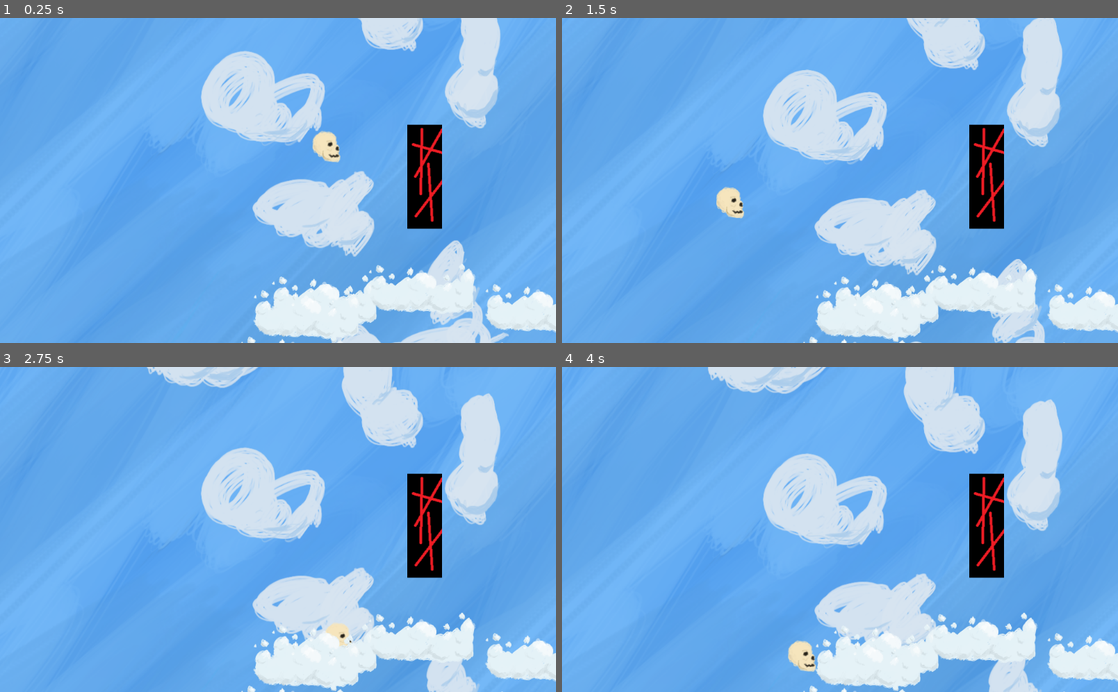
Above: before the commit, frames 1-4 (two rows, left to right).
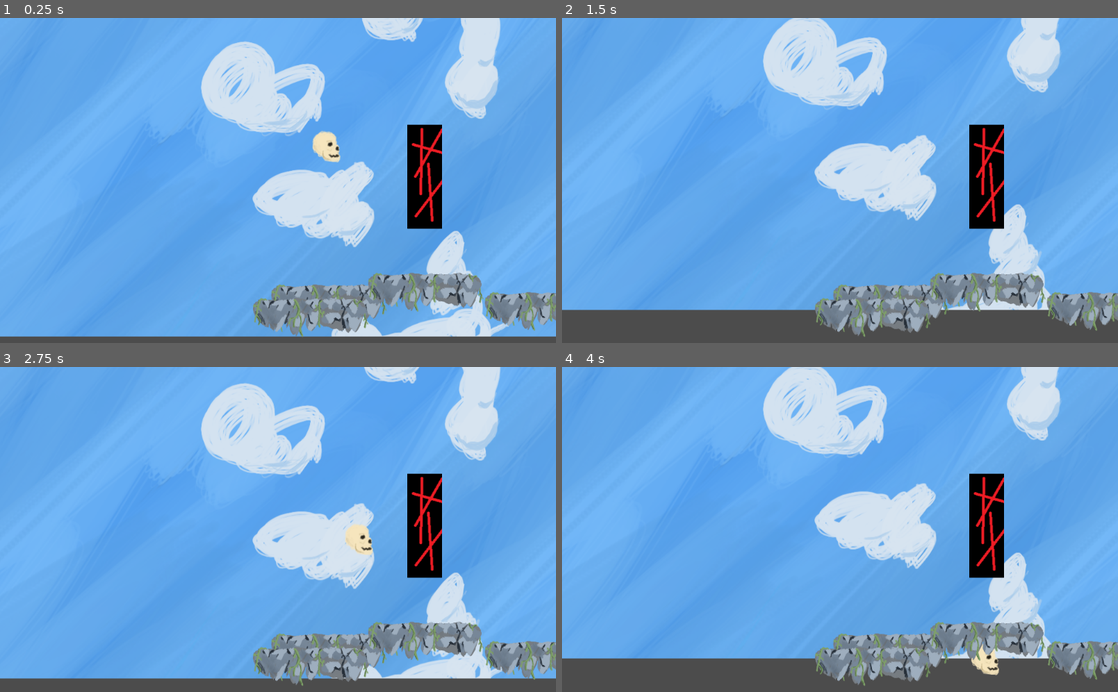
Above: after the commit, the same moments.

Repository: 4X3L/sky-high
Game: Godot game, scene res://Game.tscn
Two runs of this game, one before a commit and one after it. Both use one fixed random seed, a clock stepped at 60 frames per second and the inputs below.
Inputs (mouse positions are in pixels of both pictures, inside the frame that each line leads up to):
- Up to frame 1 (0.25 s): no input
- Up to frame 2 (1.5 s): move the mouse to (962, 164) at 0.52 s; press the mouse at (962, 164) at 0.53 s; move the mouse to (728, 196) at 1.27 s; release the mouse at (728, 196) at 1.28 s; click (728, 196) at 1.35 s
- Up to frame 3 (2.75 s): move the mouse to (333, 458) at 2.02 s; press the mouse at (333, 458) at 2.03 s
- Up to frame 4 (4 s): move the mouse to (812, 594) at 2.77 s; release the mouse at (812, 594) at 2.78 s; click (812, 594) at 2.85 s; move the mouse to (1006, 578) at 3.52 s; press the mouse at (1006, 578) at 3.53 s

The runs differ from the first frame. In frame 1, 15% of the frame differs, in the area x 0-100%, y 0-100%; in frame 2, 33%; in frame 3, 33%; in frame 4, 37%.

Commit message:
update platform

Diff:
--- a/Background.gd
+++ b/Background.gd
@@ -7,7 +7,7 @@
 
 # var xVelocity = 20
 
-var velocity = 20
+var velocity = -10
 
 onready var node = get_node("/root/Node2D/Player")
 
--- a/Game.tscn
+++ b/Game.tscn
@@ -10,8 +10,6 @@
 
 [node name="Player" parent="." instance=ExtResource( 1 )]
 position = Vector2( 601.306, 202.669 )
-JUMP_POWER_FIXED = 1000.0
-FIXED = true
 
 [node name="Platform" parent="." groups=[
 "Platforms",
--- a/Platform.tscn
+++ b/Platform.tscn
@@ -3,12 +3,12 @@
 [ext_resource path="res://plat.png" type="Texture" id=1]
 
 [sub_resource type="RectangleShape2D" id=1]
-extents = Vector2( 90.9196, 18.2314 )
+extents = Vector2( 95.966, 28.7416 )
 
 [node name="Platform" type="StaticBody2D"]
 
 [node name="CollisionShape2D" type="CollisionShape2D" parent="."]
-position = Vector2( 0.42041, 45.2917 )
+position = Vector2( 1.68179, 30.576 )
 shape = SubResource( 1 )
 one_way_collision = true
 one_way_collision_margin = 0.0
@@ -17,3 +17,6 @@
 position = Vector2( -0.210206, 0.210236 )
 scale = Vector2( 0.448983, 0.440771 )
 texture = ExtResource( 1 )
+__meta__ = {
+"_edit_lock_": true
+}
Binary file changed: plat.png
